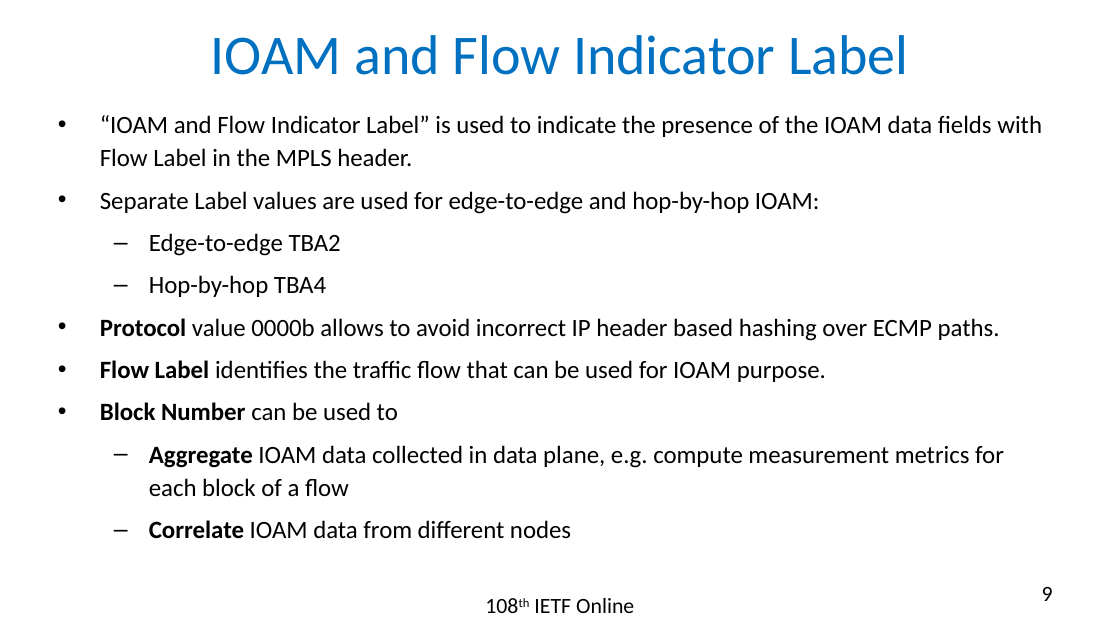
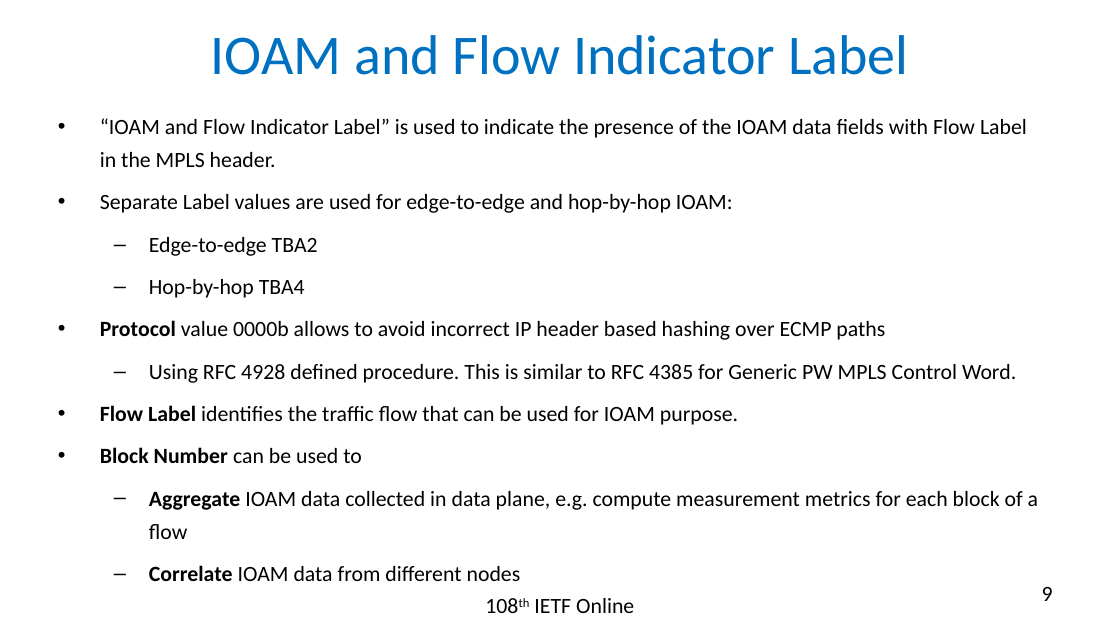
Before and after one commit to rakgandhi/ietf-slides, a slide deck: slide 9 of draft-gandhi-mpls-ioam-sr-02.pptx. Drawn at 1120x630 pixels with LibreOffice and Linux fonts; fonts in the diff are those of the drawing. Boxes give left, top, right and bottom in pixels: in the first picture for what was removed or moved away, otherwise in the second. Text is boxed around its words. In the diff, an @@ line names an element or a change of style, - is before the commit and + after.

```diff
--- a/draft-gandhi-mpls-ioam-sr-02.pptx
+++ b/draft-gandhi-mpls-ioam-sr-02.pptx
@@ text at [100, 118, 1038, 581]: size 16 to 14 pt in "“IOAM and Flow Indicator Label” is used ...", "Separate Label values are used for edge-to-edge ...", "Edge-to-edge TBA2", "Hop-by-hop TBA4" and 4 more places @@
@@ text at [100, 320, 1016, 383]: text changed; size 16 to 14 pt @@
-• Protocol value 0000b allows to avoid incorrect IP header based hashing over ECMP paths.
+• Protocol value 0000b allows to avoid incorrect IP header based hashing over ECMP paths
+  – Using RFC 4928 defined procedure. This is similar to RFC 4385 for Generic PW MPLS Control Word.
```
Also in this commit, not shown: 4 other slides changed, 1 other file.
